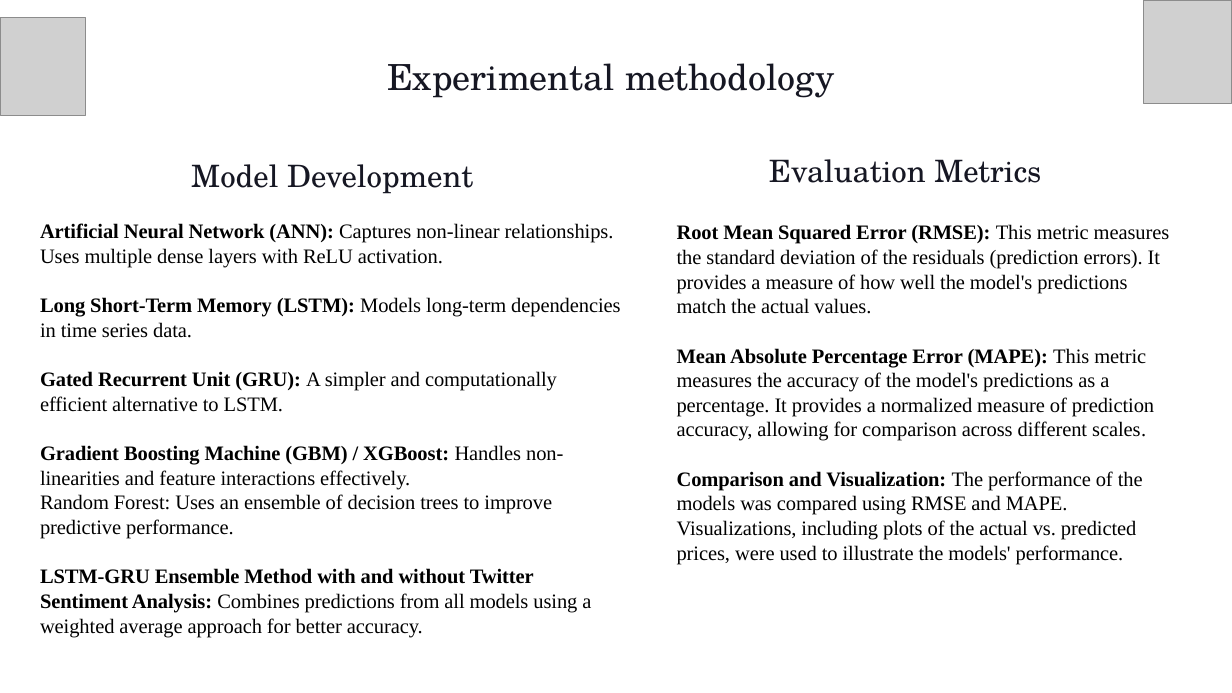
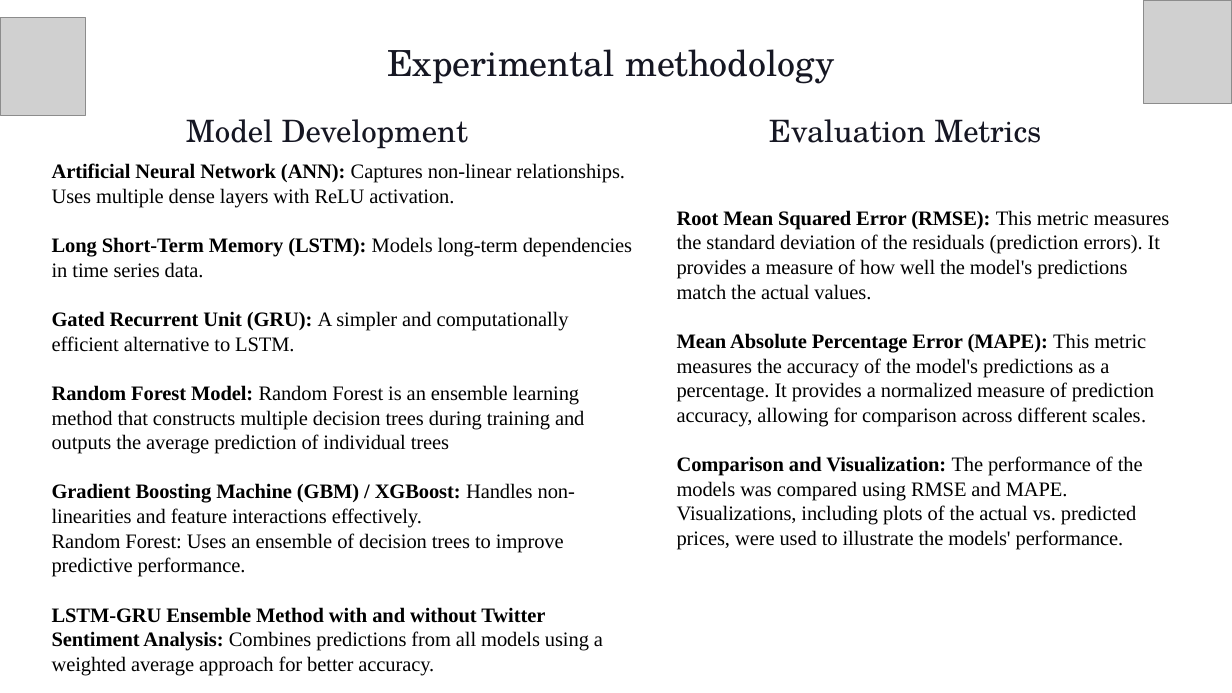
Before and after one commit to Sujay0610/Rapid_Project, a slide deck: slide 7 of docs/Rapid.pptx. Drawn at 1232x693 pixels with LibreOffice and Linux fonts; fonts in the diff are those of the drawing; grey boxes stand for pictures; background and template pictures are left out. Boxes give left, top, right and bottom in pixels: in the first picture for what was removed or moved away, otherwise in the second. Text is boxed around its words. In the diff, an @@ line names an element or a change of style, - is before the commit and + after.

```diff
--- a/docs/Rapid.pptx
+++ b/docs/Rapid.pptx
@@ text "Experimental methodology": place and size @@
-text "Experimental methodology" at bbox=[387, 63, 834, 98]
+text "Experimental methodology" at bbox=[387, 49, 834, 84]
@@ text "Model Development": place and size @@
-text "Model Development" at bbox=[191, 164, 473, 194]
+text "Model Development" at bbox=[186, 119, 468, 149]
@@ text "Evaluation Metrics": place and size @@
-text "Evaluation Metrics" at bbox=[769, 159, 1041, 183]
+text "Evaluation Metrics" at bbox=[769, 119, 1041, 143]
@@ text "Artificial Neural Network (ANN): Captures ...": place and size @@
-text "Artificial Neural Network (ANN): Captures ..." at bbox=[40, 223, 620, 638]
+text "Artificial Neural Network (ANN): Captures ..." at bbox=[52, 163, 632, 676]
@@ text "Root Mean Squared Error (RMSE): ...": place and size @@
-text "Root Mean Squared Error (RMSE): ..." at bbox=[677, 224, 1170, 565]
+text "Root Mean Squared Error (RMSE): ..." at bbox=[677, 210, 1170, 550]
@@ text at bbox=[52, 385, 584, 454]: paragraph added @@
+Random Forest Model: Random Forest is an ensemble learning method that constructs multiple decision trees during training and outputs the average prediction of individual trees
```
Also in this commit, not shown: 5 other slides changed, 1 other file.
